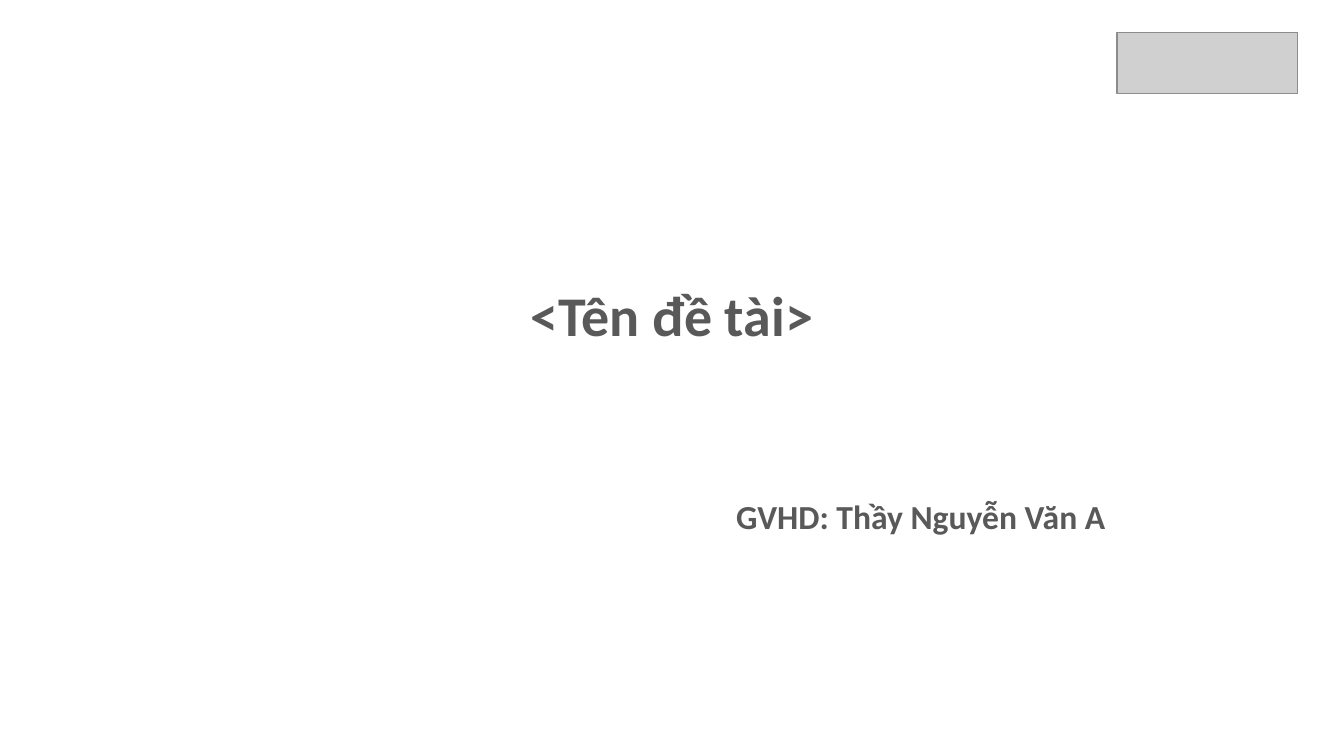
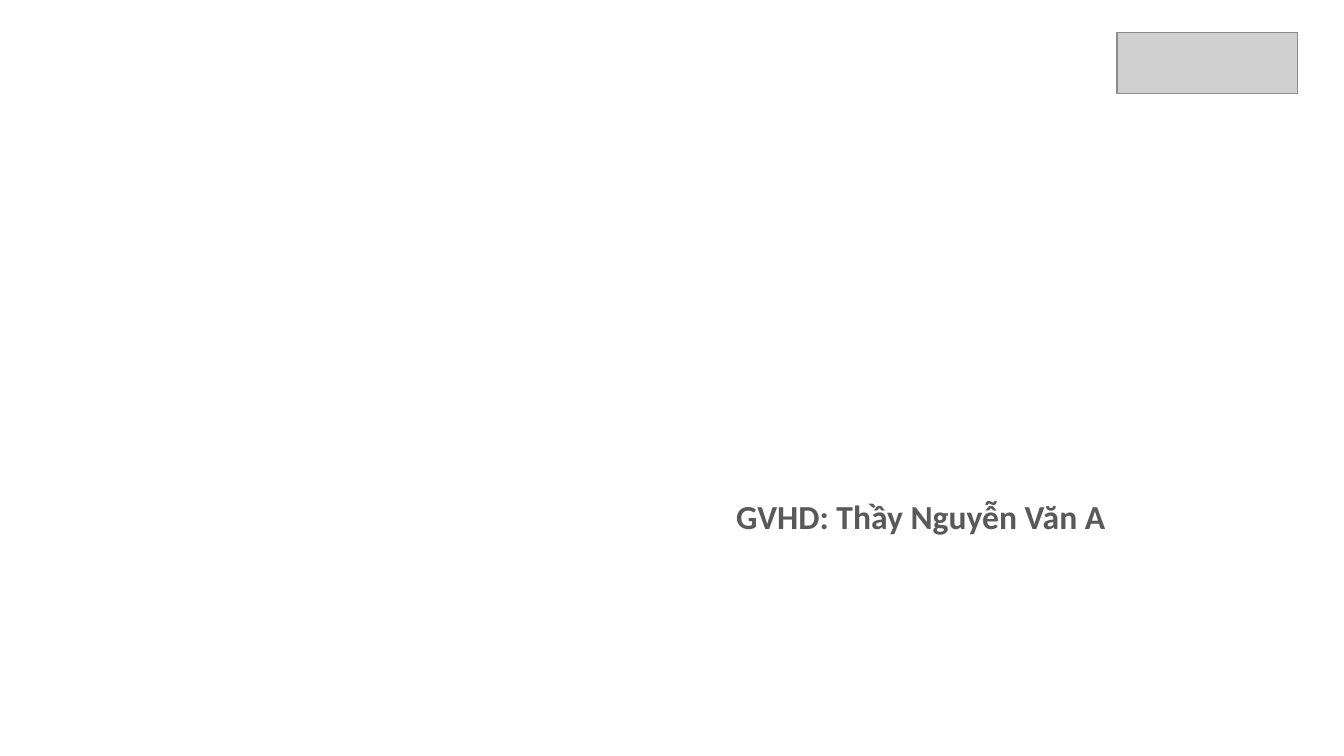
Before and after one commit to thanhhung9720001-collab/credit-risk-classifier, a slide deck: slide 1 of docs/3. Mau bao cao.pptx. Drawn at 1344x756 pixels with LibreOffice and Linux fonts; fonts in the diff are those of the drawing; grey boxes stand for pictures. Boxes give left, top, right and bottom in pixels: in the first picture for what was removed or moved away, otherwise in the second. Text is boxed around its words. In the diff, an @@ line names an element or a change of style, - is before the commit and + after.

Commit message:
docs: thang lam pp 08082026

```diff
--- a/docs/3. Mau bao cao.pptx
+++ b/docs/3. Mau bao cao.pptx
@@ text removed at [531, 294, 813, 337] @@
-<Tên đề tài>
```
